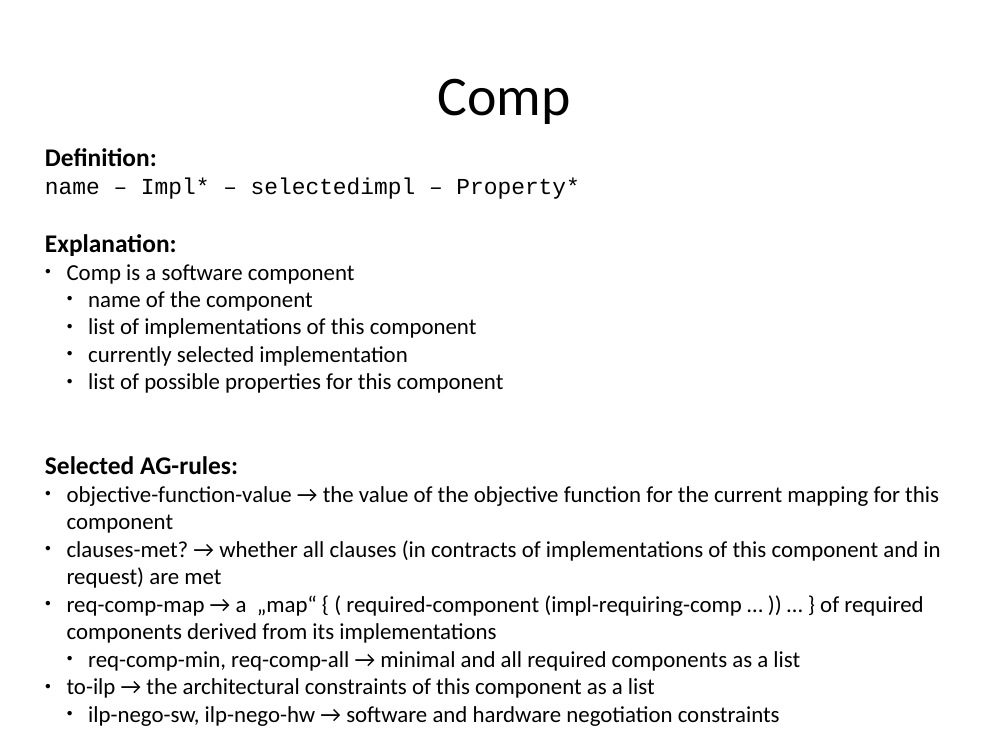
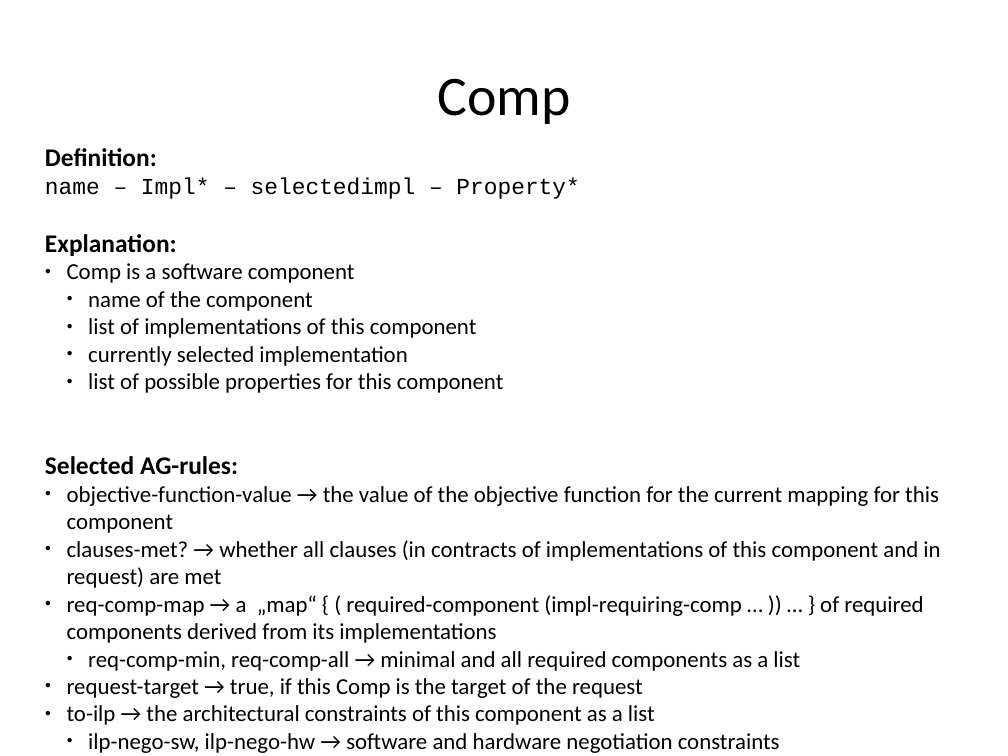
Before and after one commit to rene-schoene/racr-mquat, a slide deck: slide 22 of doc/the-model.odp. Drawn at 1008x756 pixels with LibreOffice and Linux fonts; fonts in the diff are those of the drawing. Boxes give left, top, right and bottom in pixels: in the first picture for what was removed or moved away, otherwise in the second. Text is boxed around its words. In the diff, an @@ line names an element or a change of style, - is before the commit and + after.

```diff
--- a/doc/the-model.odp
+++ b/doc/the-model.odp
@@ text at [67,678,643,698]: paragraph added @@
+● request-target → true, if this Comp is the target of the request
```
Also in this commit, not shown: 2 other slides changed, 1 slide added, 1 slide removed.
